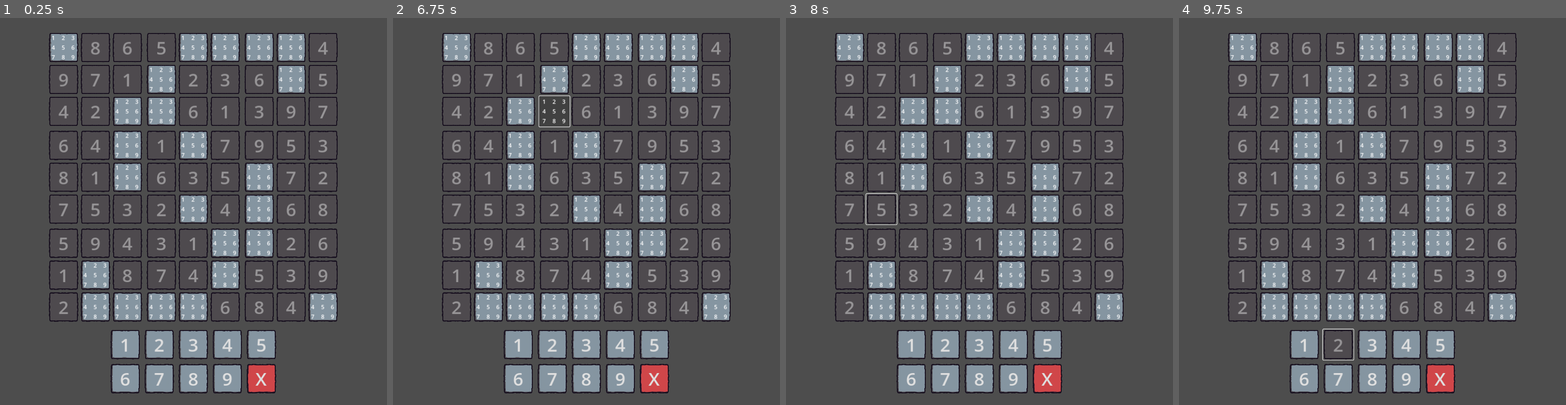
Above: before the commit, frames 1-4 (left to right).
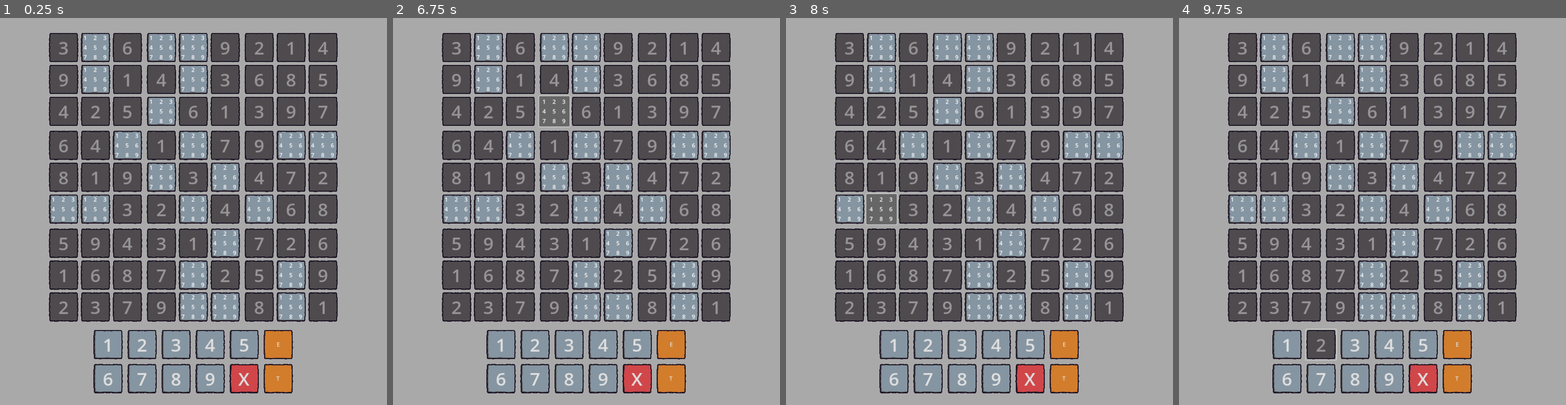
Above: after the commit, the same moments.

Repository: gitMickehh/soduku-recreation
Game: Godot game, scene res://soduku_scene.tscn
The game is run twice, just before and just after one commit, with the same random seed, the same clock (stepped at 60 frames per second) and the same inputs.
Inputs (mouse positions are in pixels of both pictures, inside the frame that each line leads up to):
- Up to frame 1 (0.25 s): no input
- Up to frame 2 (6.75 s): click (671, 343) at 0.5 s, where only the run after the commit has a clickable "E"; click (671, 377) at 1.25 s, where only the run after the commit has a clickable "T"; click (454, 48) at 2.02 s; click (489, 48) at 2.77 s; click (520, 110) at 3.52 s; click (489, 79) at 4.27 s; click (617, 48) at 5.02 s; click (555, 79) at 5.77 s; click (555, 110) at 6.52 s
- Up to frame 3 (8 s): click (882, 207) at 7.27 s
- Up to frame 4 (9.75 s): click (1306, 176) at 8.02 s; click "1" at 8.75 s; click "2" at 9.5 s

The runs differ from the first frame. In frame 1, 65% of the frame differs, in the area x 0-100%, y 0-100%; in frame 2, 65%; in frame 3, 65%; in frame 4, 65%.

Commit message:
fixed miscalculation in random global index
it was inclusive from 0 to 81 but it should be up to 80

Diff:
--- a/scripts/game_container_manager.gd
+++ b/scripts/game_container_manager.gd
@@ -47,6 +47,7 @@
 var horizontal_boxes_containers: Array[Horizontal_Boxes_Container] = []
 
 func _ready() -> void:
+	RenderingServer.set_default_clear_color(Color.DARK_GRAY)
 	input_lines_container.new_input_chosen.connect(_on_new_input_chosen)
 
 	horizontal_boxes_containers.append(horizontal_blocks_container_1)
--- a/scripts/soduku_creator.gd
+++ b/scripts/soduku_creator.gd
@@ -44,7 +44,7 @@
 
 	#random cells to take out
 	for rcells in range(randi_range(12,22)):
-		var one_cell = get_cell_location_from_global_index(randi_range(0,81))
+		var one_cell = get_cell_location_from_global_index(randi_range(0,80))
 		var other_cell = get_rotational_counterpart(one_cell)
 
 		(board_array[Soduku_Solver.get_index_from_vector(one_cell.parent_block_vector)])[Soduku_Solver.get_index_from_vector(one_cell.location_vector)] = 0
--- a/soduku_scene.tscn
+++ b/soduku_scene.tscn
@@ -195,6 +195,10 @@
 region_rect = Rect2(512, 512, 512, 512)
 modulate_color = Color(0.31, 0.2542, 0.2542, 1)
 
+[sub_resource type="StyleBoxTexture" id="StyleBoxTexture_5x8uk"]
+texture = ExtResource("7_qbthg")
+region_rect = Rect2(0, 1024, 512, 512)
+
 [sub_resource type="StyleBoxTexture" id="StyleBoxTexture_0634b"]
 resource_local_to_scene = true
 texture = ExtResource("7_qbthg")
@@ -483,6 +487,12 @@
 duplicate_color_stylebox = SubResource("StyleBoxTexture_2wo3a")
 duplicate_color_disabled_stylebox = SubResource("StyleBoxTexture_jhuua")
 
+[node name="ModeChange" type="Button" parent="Game_Container/Whole_Game_Container/input_lines_container/Input_Line_1"]
+custom_minimum_size = Vector2(85, 85)
+layout_mode = 2
+theme_override_styles/normal = SubResource("StyleBoxTexture_5x8uk")
+text = "E"
+
 [node name="Input_Line_2" type="HBoxContainer" parent="Game_Container/Whole_Game_Container/input_lines_container"]
 layout_mode = 2
 size_flags_horizontal = 4
@@ -538,3 +548,9 @@
 default_color_disabled_stylebox = SubResource("StyleBoxTexture_r13wv")
 duplicate_color_stylebox = SubResource("StyleBoxTexture_y48r3")
 duplicate_color_disabled_stylebox = SubResource("StyleBoxTexture_8vgtc")
+
+[node name="ToggleCandidates" type="Button" parent="Game_Container/Whole_Game_Container/input_lines_container/Input_Line_2"]
+custom_minimum_size = Vector2(85, 85)
+layout_mode = 2
+theme_override_styles/normal = SubResource("StyleBoxTexture_5x8uk")
+text = "T"
Not shown: 1 places in soduku_scene.tscn that only renumber resources
